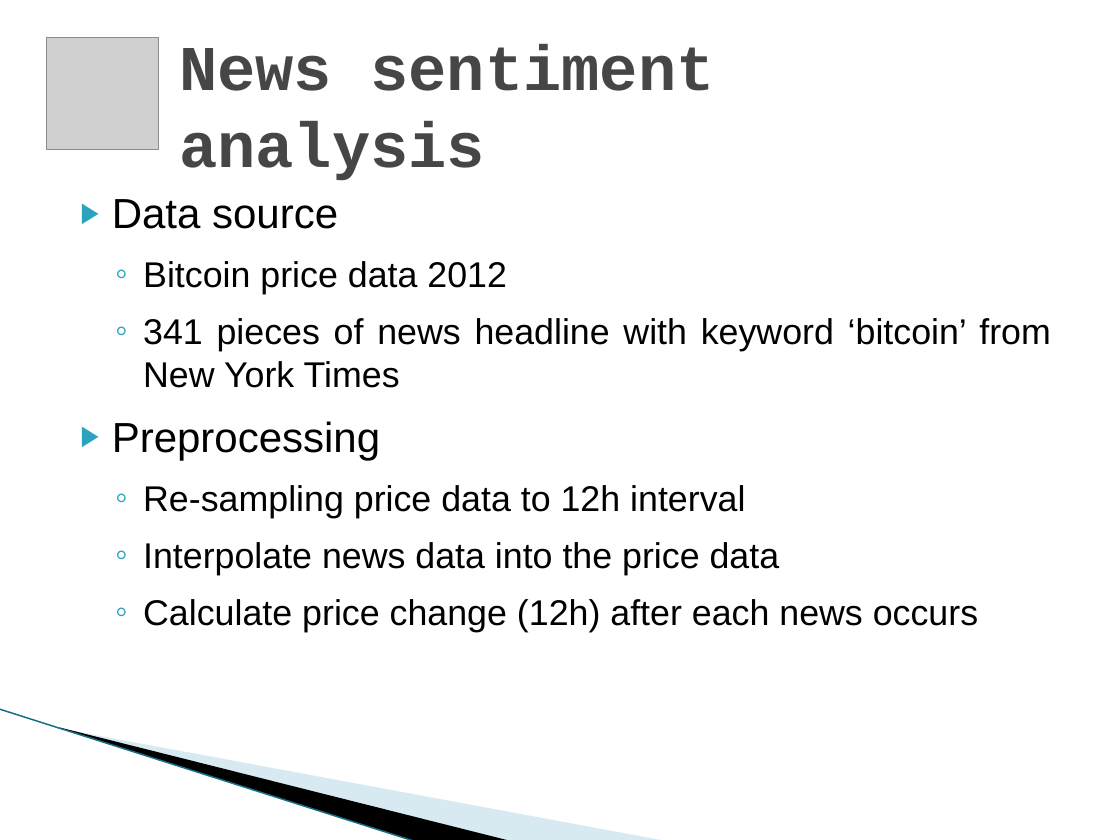
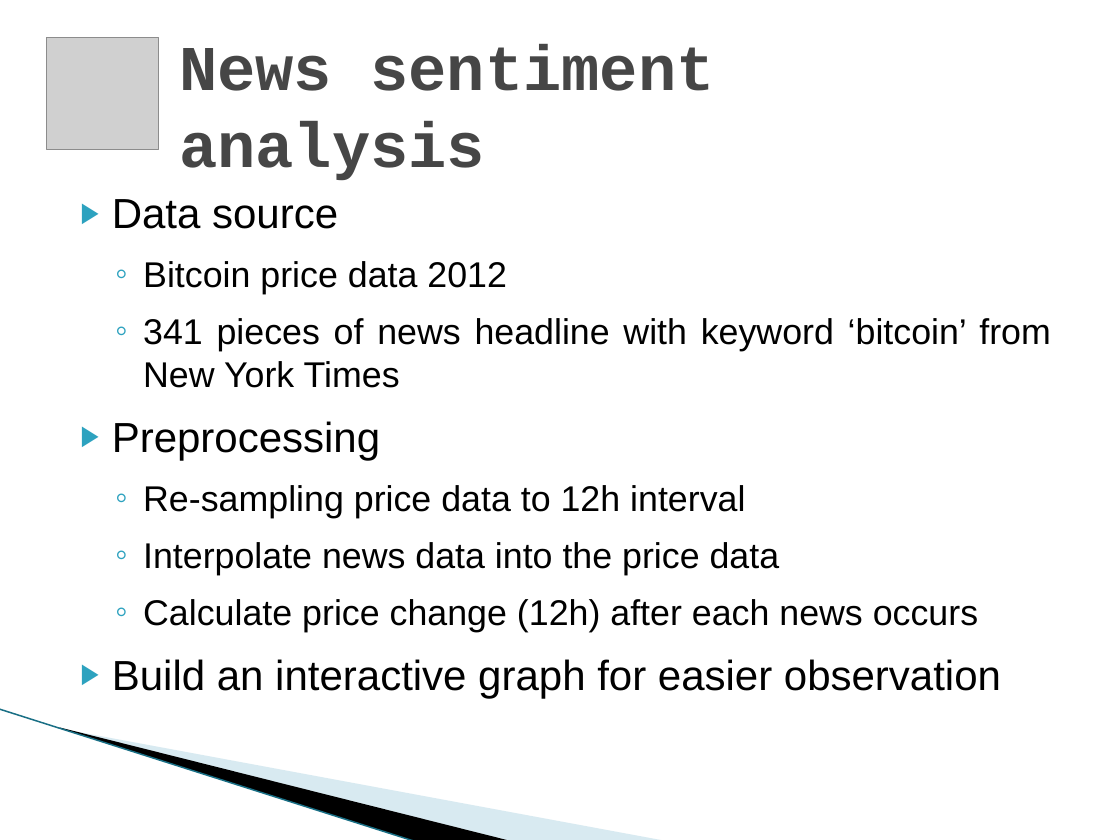
Before and after one commit to yyl/btc-price-analysis, a slide deck: slide 22 of DM_Project.pptx. Drawn at 1120x840 pixels with LibreOffice and Linux fonts; fonts in the diff are those of the drawing; grey boxes stand for pictures; background and template pictures are left out. Boxes give left, top, right and bottom in pixels: in the first picture for what was removed or moved away, otherwise in the second. Text is boxed around its words. In the diff, an @@ line names an element or a change of style, - is before the commit and + after.

```diff
--- a/DM_Project.pptx
+++ b/DM_Project.pptx
@@ text at bbox=[112, 659, 1001, 698]: paragraph added @@
+▶ Build an interactive graph for easier observation
```
Also in this commit, not shown: 6 other slides changed.
